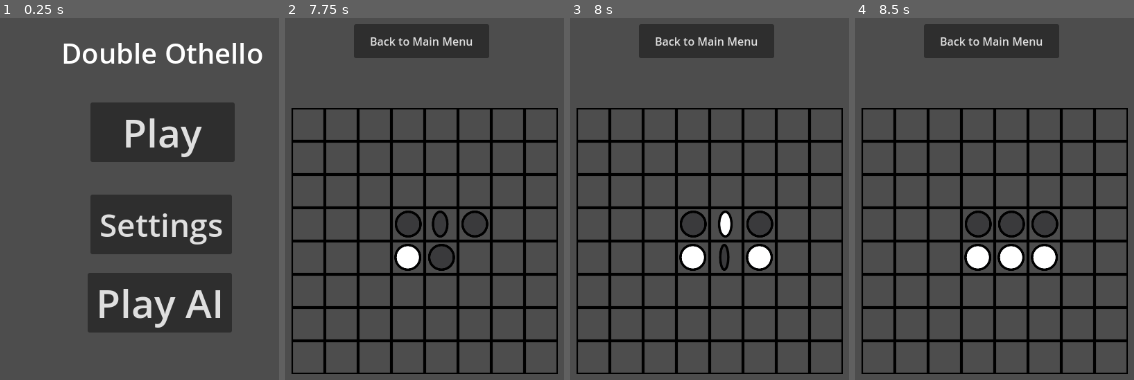
Above: before the commit, frames 1-4 (left to right).
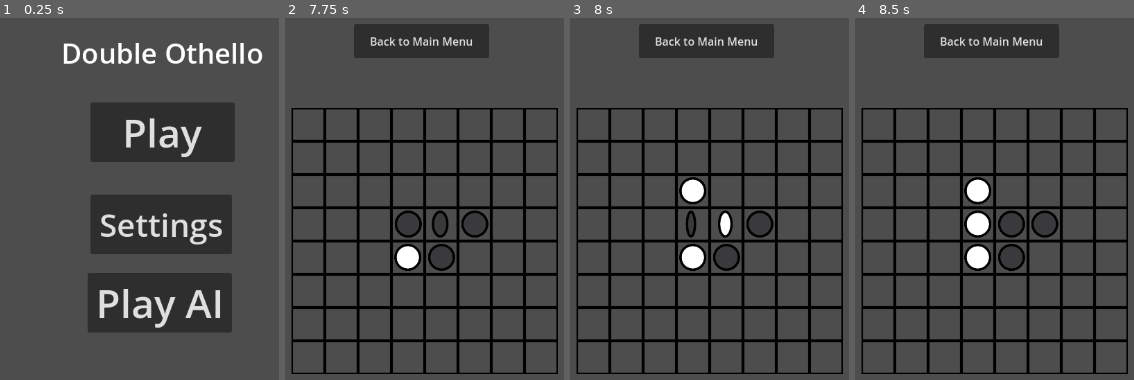
Above: after the commit, the same moments.

Repository: OGSteinglass/FinalProjectEPSGame
Game: Godot game, scene res://main_screen.tscn
Two runs of this game, one before a commit and one after it. Both use one fixed random seed, a clock stepped at 60 frames per second and the inputs below.
Inputs (mouse positions are in pixels of both pictures, inside the frame that each line leads up to):
- Up to frame 1 (0.25 s): no input
- Up to frame 2 (7.75 s): click "Play" at 0.5 s; click "Back to Main Menu" at 1.25 s; click "Play" at 2 s; tap Enter at 2.75, 4.25, 5.75 s; move the mouse to (outside the picture) at 2.77 s; click (outside the picture) at 2.92 s; tap Space at 3.5, 5, 6.5 s; move the mouse to (285, 249) at 3.52 s; click (285, 249) at 3.67 s; move the mouse to (524, 126) at 4.27 s; click (524, 126) at 4.42 s; move the mouse to (404, 314) at 5.02 s; click (404, 314) at 5.17 s; move the mouse to (outside the picture) at 5.77 s; click (outside the picture) at 5.92 s; move the mouse to (outside the picture) at 6.52 s; click (outside the picture) at 6.67 s; move the mouse to (485, 227) at 7.27 s; click (485, 227) at 7.42 s
- Up to frame 3 (8 s): no input
- Up to frame 4 (8.5 s): move the mouse to (896, 115) at 8.02 s; click (896, 115) at 8.17 s

Frames 1-2 are identical in both runs. In frame 3, 1.7% of the frame differs, in the area x 39-73%, y 43-70%; in frame 4, 2.0%.

Commit message:
AI is now plays like a begginer

Diff:
--- a/godot_project/GameBoard.gd
+++ b/godot_project/GameBoard.gd
@@ -84,7 +84,6 @@
 		flip_direction(x,y,color,Vector2i(1,0),board)
 		flip_direction(x,y,color,Vector2i(-1,0),board)
 		if real:
-			print_board(game_board)
 			if curstate == State.BlackTurn:
 				curstate = State.WhiteTurn
 			elif curstate == State.WhiteTurn:
@@ -105,7 +104,7 @@
 func _process(delta):
 	timer+=delta
 	if curstate==State.WhiteTurn and timer>0.4:
-		var best_move=get_best_move(game_board,2,5)
+		var best_move=get_best_move(game_board,2,4)
 		move(2,best_move.x,best_move.y,game_board,true)
 		render(game_board)
 
@@ -159,14 +158,14 @@
 		if len(moves) ==0:
 			return -1*evaluate(board, target_color, depth-1)
 		var best_move = Vector2i.ZERO
-		var best_eval = -10000
+		var best_eval = 10000
 		for i in range(len(moves)):
 
 			var new_board = board.duplicate(true)
-
+			#TODO figure out this inequality
 			move(color, moves[i].x, moves[i].y, new_board, false)
 			var eval = -1*evaluate(new_board,target_color,depth-1)
-			if eval>best_eval:
+			if eval<best_eval:
 				best_eval=eval
 				best_move=moves[i]
 		return best_eval
@@ -213,6 +212,7 @@
 			edges-=1
 	if score(board,target_color)==0:
 		win = 100000
+
 	if score(board, color) == 0:
 		win = -100000
 	if score(board,1) + score(board,2) == 64:
@@ -236,10 +236,11 @@
 	for i in range(len(moves)):
 
 		var new_board = board.duplicate(true)
-
+		var eval = -evaluate(new_board,target_color,depth-1)
 		move(color, moves[i].x, moves[i].y, new_board, false)
-		if best_eval> evaluate(new_board,target_color,depth-1):
+		if best_eval> eval:
 			best_move=moves[i]
+			best_eval=eval
 	print(best_eval)
 	return best_move
 
@@ -255,7 +256,6 @@
 		if event.button_index == MOUSE_BUTTON_LEFT and event.pressed:
 
 			var clicked_cell = local_to_map(event.position/scale.x-position/scale.x)
-			print(clicked_cell)
 			if clicked_cell.x<=7 and clicked_cell.x>=0 and clicked_cell.y<=7 and clicked_cell.y>=0:
 				var color=0
 				if curstate==State.BlackTurn:
